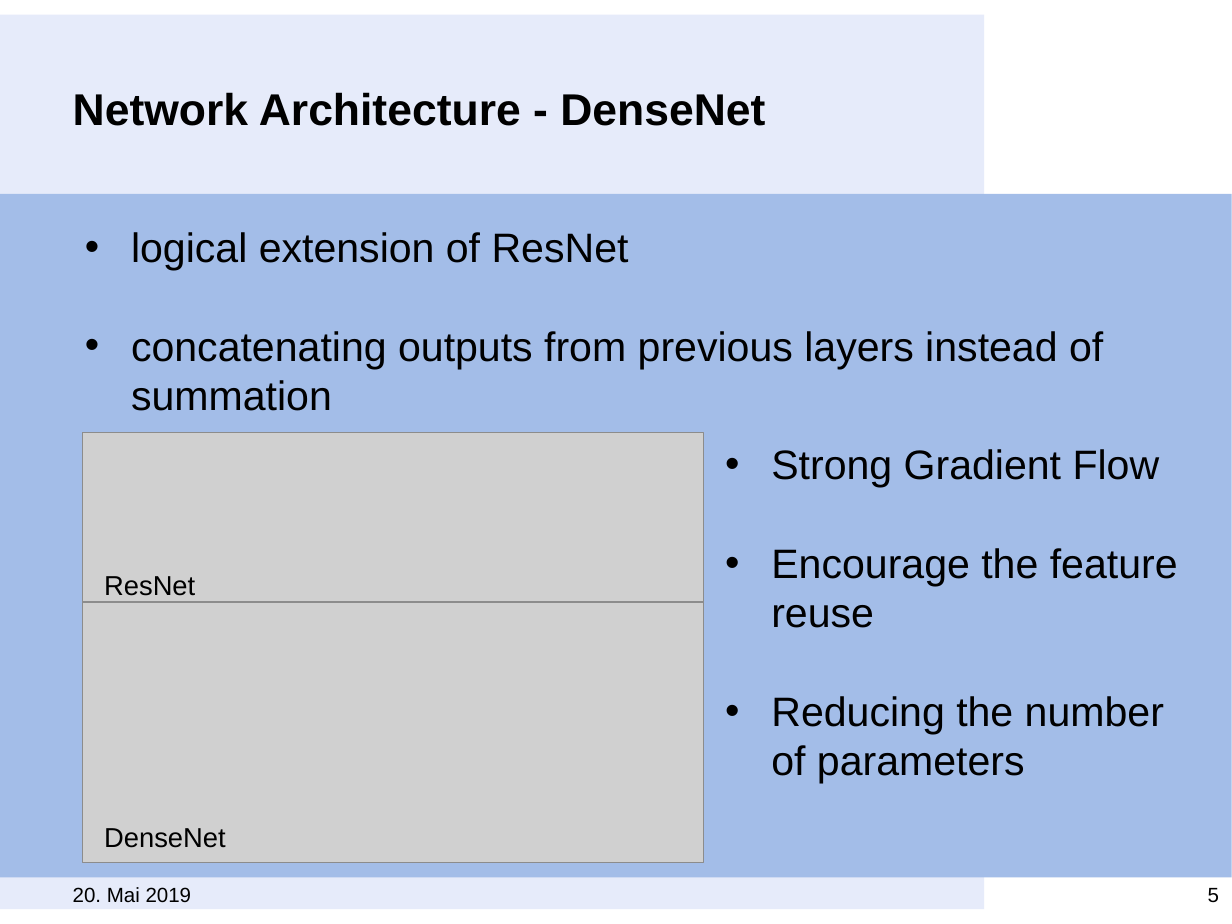
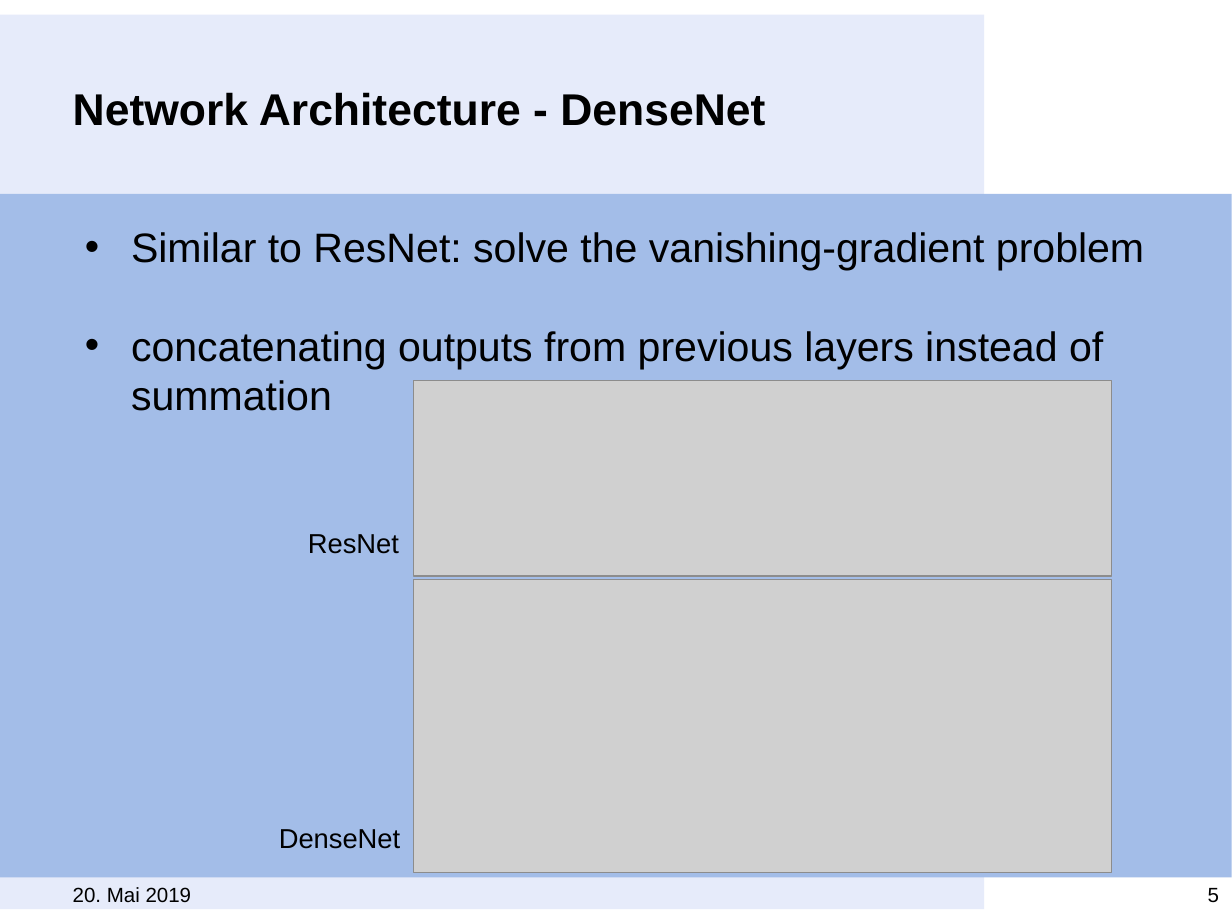
Before and after one commit to MeiLing90/ATML19_Group3A, a slide deck: slide 5 of ATML_presentation.pptx. Drawn at 1232x924 pixels with LibreOffice and Linux fonts; fonts in the diff are those of the drawing; grey boxes stand for pictures; background and template pictures are left out. Boxes give left, top, right and bottom in pixels: in the first picture for what was removed or moved away, otherwise in the second. Text is boxed around its words. In the diff, an @@ line names an element or a change of style, - is before the commit and + after.

Commit message:
modified pptx

```diff
--- a/ATML_presentation.pptx
+++ b/ATML_presentation.pptx
@@ text at box(131, 232, 1144, 270): text changed @@
-• logical extension of ResNet
+• Similar to ResNet: solve the vanishing-gradient problem
@@ picture: place and size @@
-picture at box(83, 432, 703, 606)
+picture at box(413, 381, 1111, 577)
@@ text removed at box(771, 449, 1178, 783) @@
-• Strong Gradient Flow
-• Encourage the feature reuse
-• Reducing the number of parameters
@@ text "ResNet": place and size @@
-text "ResNet" at box(104, 576, 195, 596)
+text "ResNet" at box(308, 534, 399, 554)
@@ picture: place and size @@
-picture at box(83, 602, 703, 862)
+picture at box(413, 580, 1111, 873)
@@ text "DenseNet": place and size @@
-text "DenseNet" at box(104, 828, 225, 848)
+text "DenseNet" at box(279, 829, 400, 849)
```
Also in this commit, not shown: 2 other slides changed, 1 slide added.
